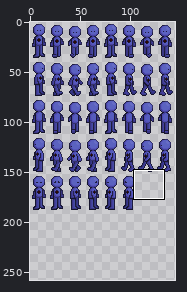
A sprite sheet gets an edit: BeatBlast/Sprites/Characters and items/Player_Spritesheet_Rev2.png. The picture above shows the old version from afar; the outline marks the close-up.
Close-up. As it was:
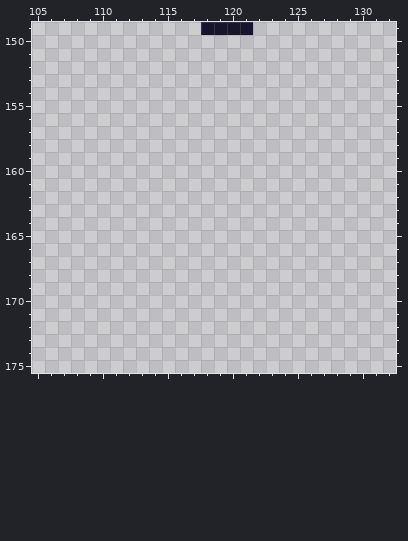
The file is 145x190 pixels. Pixels under 10% opacity are left out. Colours within 5 levels of each other are drawn and written as one. Shown: x 105..132, y 149..175. The old version is drawn lined up with the new one, on the new canvas. The wide view leaves out empty margins. The commit also changed other parts of the picture, which this record leaves out.
After:
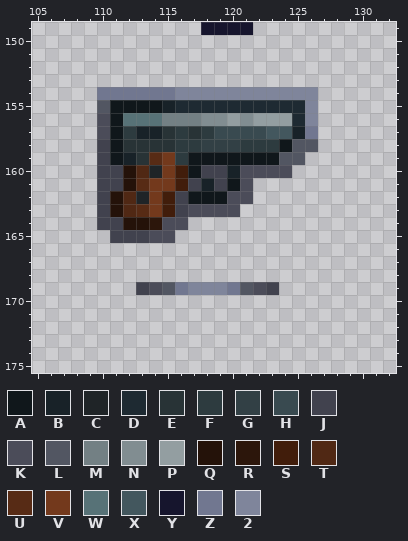
Palette (. is transparent): A #10171b  B #182228  C #1f2427  D #1e2a32  E #283336  F #2d3b3f  G #324045  H #394a50  J #41424e  K #4b4c59  L #525662  M #738084  N #818d91  P #939ea1  Q #241209  R #2c160b  S #411d0b  T #502814  U #572b15  V #73391c  W #577277  X #43575e  Y #16152d  Z #717790  2 #7f859b
What changed:
{"change": "canvas 145x190 -> 145x550"}
{"y":154,"x":110,"old":".................","new":"ZZZZZZ22222222222"}
{"y":155,"x":110,"old":".................","new":"LAAAABDDDDDDDDDD2"}
{"y":156,"x":110,"old":".................","new":"KAWWWMMMNNPNPPPD2"}
{"y":157,"x":110,"old":".................","new":"KAFBBEFEFHHHHXXBZ"}
{"y":158,"x":110,"old":".................","new":"JAEEEEFFGGGFFFALL"}
{"y":159,"x":110,"old":"................","new":"JABEUVFAAAAAAALL"}
{"y":160,"x":110,"old":"...............","new":"JJQTCVSAJJBKKKK"}
{"y":161,"x":110,"old":"............","new":"JJQUVVSJBJAK"}
{"y":162,"x":110,"old":"............","new":"JQTCVSJAAAKK"}
{"y":163,"x":110,"old":"...........","new":"JQTUVSJKKKK"}
{"y":164,"x":110,"old":".......","new":"JJQQRKK"}
{"y":165,"x":111,"old":".....","new":"JJJKK"}
{"y":169,"x":113,"old":"...........","new":"JKLZ222ZLKJ"}
